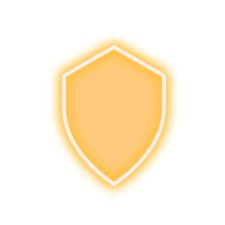
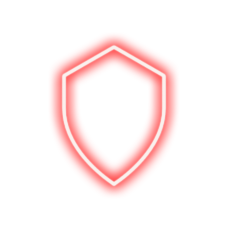
Layered file, before and after one edit (225x225). Changes by layer:
hid "Shield" over (64, 47, 164, 184)
